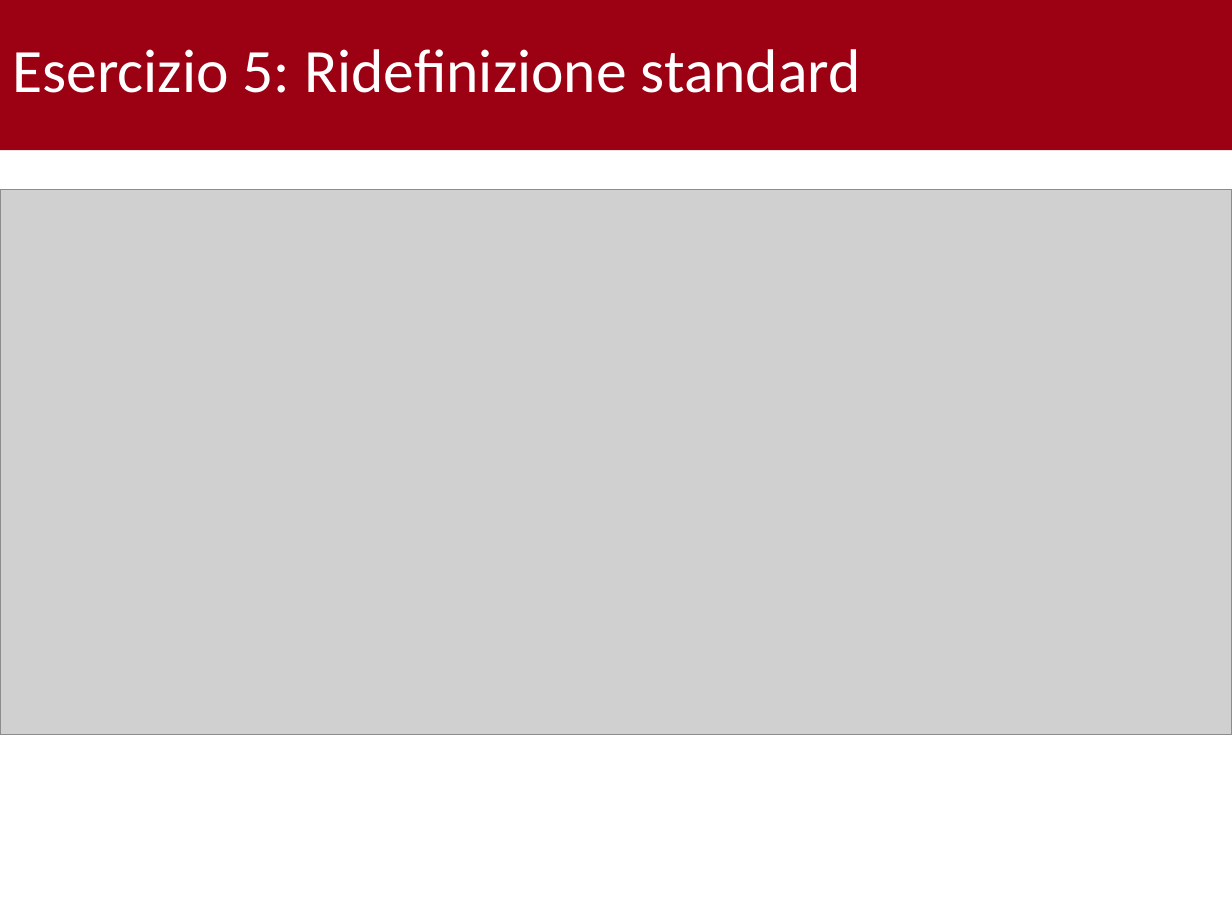
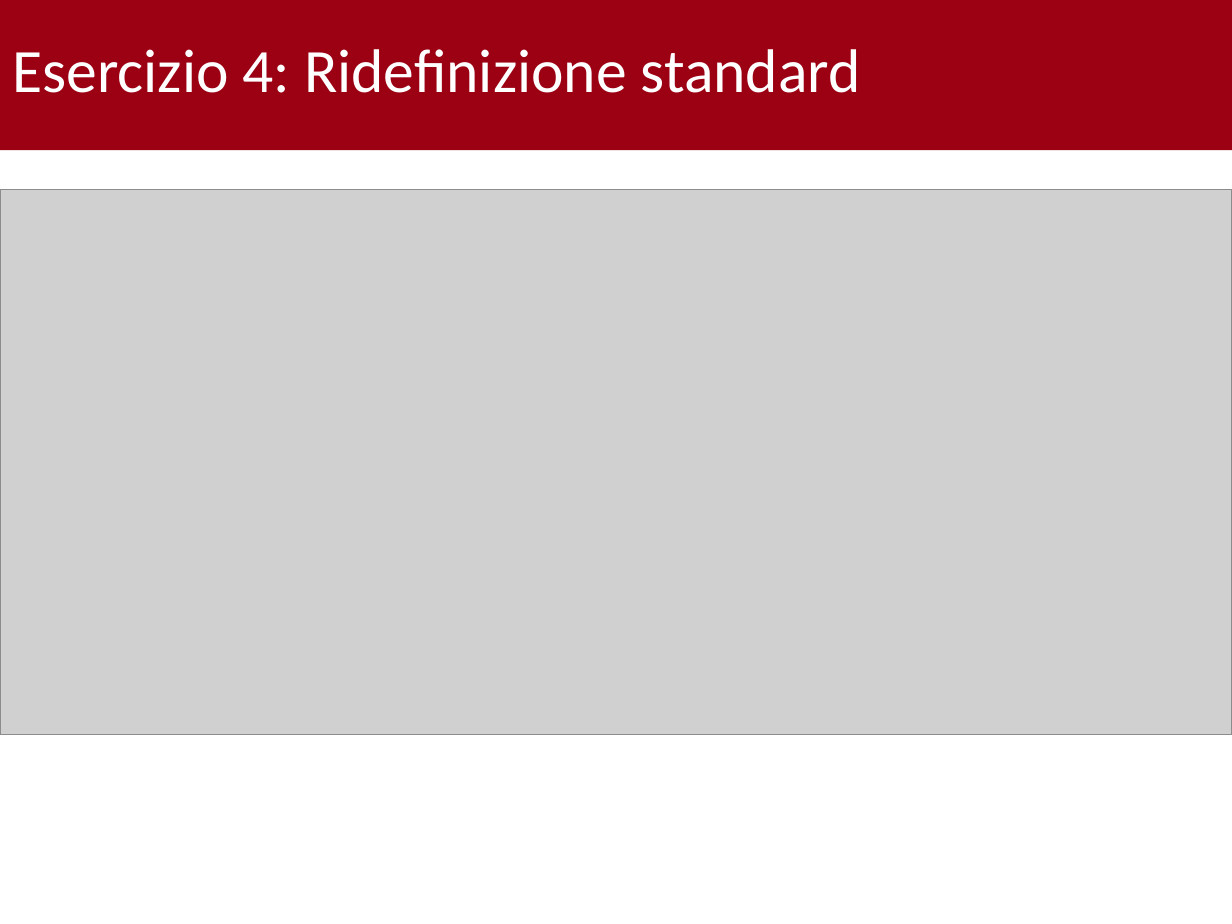
Before and after one commit to gabrielrovesti/Tutorato-Programmazione-ad-Oggetti-2023-2024, a slide deck: slide 30 of Tutorato 9 - 17.01/Tutorato 9.pptx (slide 31 before the commit). Drawn at 1232x924 pixels with LibreOffice and Linux fonts; fonts in the diff are those of the drawing; grey boxes stand for pictures; background and template pictures are left out. Boxes give left, top, right and bottom in pixels: in the first picture for what was removed or moved away, otherwise in the second. Text is boxed around its words. In the diff, an @@ line names an element or a change of style, - is before the commit and + after.

```diff
--- a/Tutorato 9 - 17.01/Tutorato 9.pptx
+++ b/Tutorato 9 - 17.01/Tutorato 9.pptx
@@ title at (x1=12, y1=49, x2=861, y2=93): text changed @@
-Esercizio 5: Ridefinizione standard
+Esercizio 4: Ridefinizione standard
```
Also in this commit, not shown: 8 other slides changed, 1 slide removed, 13 other files.
